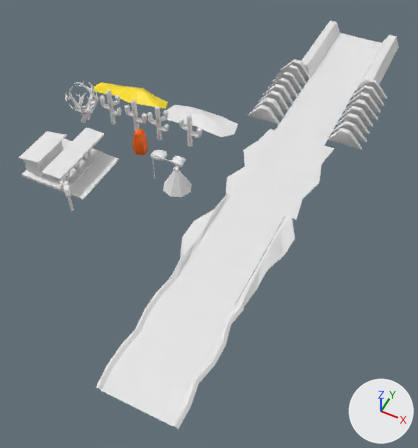
A saved change to the Blender file assets/models/desert.blend.
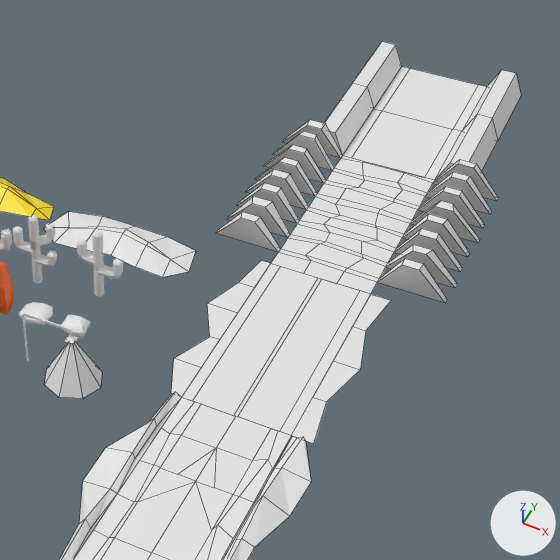
Old and new are each drawn whole from a camera (50 mm lens) standing at (23.0, -34.5, 71.4) and looking at (-8.8, 29.2, -8.2) and again close up on the part from 34% to 100% of the width and 0% to 62% of the height. Lighting does not change. The marker at lower right points along +X, +Y and +Z. The close-ups show mesh edges as thin lines.

Names of what the first close-up shows: '2_dune', '3_dune', '5_cactus.006', 'border', 'border.002', 'border.003', 'border.004', 'road_part_b', 'road_part_c', 'road_part_d', 'road_part_transition', 'streetlamp_light'.
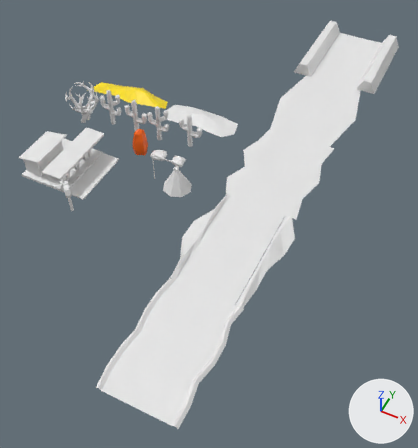
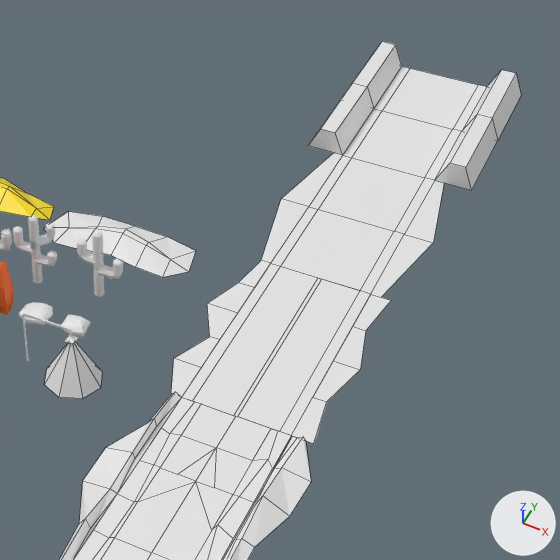
Commit message: reduce desert seisures

Location of each change, [x1, y1, x2, y2] in pixels of the close-ups (560 x 560 px):
```json
{"object": "border.003", "change": "reshaped, moved", "before": [216, 120, 498, 303], "after": [60, 392, 311, 560]}
{"object": "border", "change": "reshaped, moved", "before": [60, 392, 311, 560], "after": [261, 153, 444, 297]}
{"part": 1, "of": "me_road_005", "change": "cut back", "before": [271, 156, 434, 294], "after": [271, 156, 434, 294]}
```

The change, as JSON lines over the scene's bpy script:
```json
{"block": "me_road_005", "where": "# used by ob_road_part_d; parent = ob_parts; location = (0.0, 60.0, 0.0)"}
{"op": "remove", "block": "me_road_005", "code": "me_road_005.from_pydata(...)  # 68 vertices, 48 faces; spans x -5.0..5.0, y -10.0..10.0, z 0.0..0.1"}
{"op": "add", "block": "me_road_005", "code": "me_road_005.from_pydata(...)  # 12 vertices, 6 faces; spans x -5.0..5.0, y -10.0..10.0, z 0.0"}
{"block": "me_road_005", "change": "me_road_005 part 1"}
{"block": "me_road_005", "change": "60 vertices are removed from x -5.0..5.0, y -10.0..10.0, z 0.0..0.1"}
{"block": "me_road_005", "change": "48 faces are deleted"}
{"block": "me_road_005", "change": "2 vertices move from x -1.6..2.1, y -0.1, z 0.1 to x -4.0..4.0, y 0.0, z 0.0"}
{"block": "me_road_005", "change": "4 vertices are added at (-4.0, -10.0, 0.0), (-4.0, 10.0, 0.0), (4.0, -10.0, 0.0), (4.0, 10.0, 0.0)"}
{"block": "me_road_005", "change": "6 new faces join them"}
{"op": "add", "block": "me_border_1", "code": ["me_border_1 = bpy.data.meshes.new('border')", "me_border_1.from_pydata([(-5.0, -10.0, 0.0), (5.0, -10.0, 0.0), (-5.0, 10.0, 0.0), (5.0, 10.0, 0.0), (-5.0, 0.0, 0.0), (5.0, 0.0, 0.0), (-6.0, -10.0, 0.0), (6.0, -10.0, 0.0), (-6.0, 10.0, 0.0), (6.0, 10.0, 0.0), (-7.9, 0.0, 0.0), (7.9, 0.0, 0.0)], [], [(3, 5, 11, 9), (4, 2, 8, 10), (0, 4, 10, 6), (5, 1, 7, 11)])"]}
{"op": "set", "path": "ob_border", "old": "bpy.data.objects.new('border', me_border_002)", "new": "bpy.data.objects.new('border', me_border_1)"}
{"op": "set", "path": "ob_border.location", "old": "(0.0, 20.0, 0.0)", "new": "(0.0, 60.0, 0.0)"}
{"op": "set", "path": "ob_border_003", "old": "bpy.data.objects.new('border.003', me_border_003)", "new": "bpy.data.objects.new('border.003', me_border_002)"}
{"op": "set", "path": "ob_border_003.location", "old": "(0.0, 60.0, 0.0)", "new": "(0.0, 20.0, 0.0)"}
```
